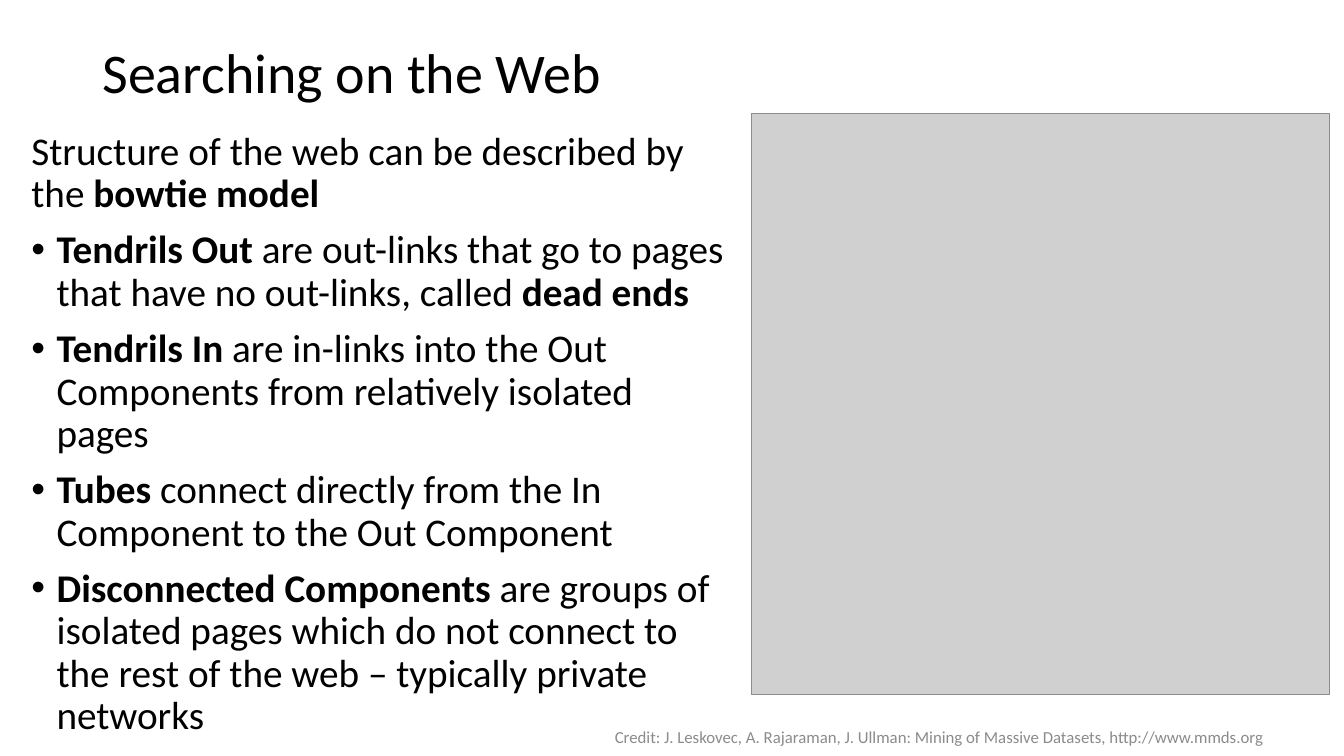
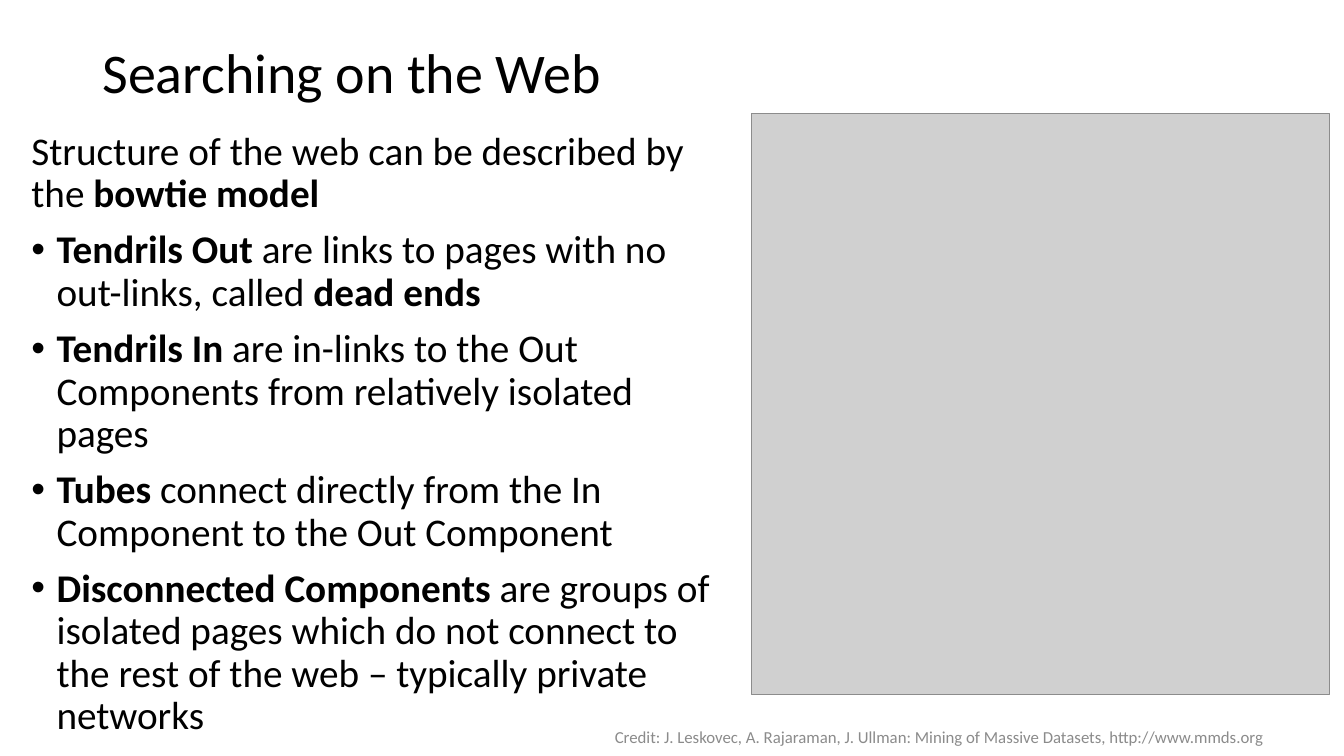
Before and after one commit to StephenElston/CSCI-E-108, a slide deck: slide 30 of slides/6_WebSearching.pptx (slide 29 before the commit). Drawn at 1344x756 pixels with LibreOffice and Linux fonts; fonts in the diff are those of the drawing; grey boxes stand for pictures. Boxes give left, top, right and bottom in pixels: in the first picture for what was removed or moved away, otherwise in the second. Text is boxed around its words. In the diff, an @@ line names an element or a change of style, - is before the commit and + after.

```diff
--- a/slides/6_WebSearching.pptx
+++ b/slides/6_WebSearching.pptx
@@ text at [57,235,666,454]: text changed @@
-• Tendrils Out are out-links that go to pages that have no out-links, called dead ends
-• Tendrils In are in-links into the Out Components from relatively isolated pages
+• Tendrils Out are links to pages with no out-links, called dead ends
+• Tendrils In are in-links to the Out Components from relatively isolated pages
```
Also in this commit, not shown: 9 other slides changed, 4 slides added.
